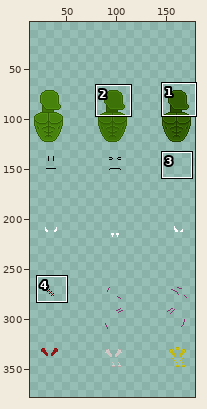
File history of a sprite sheet, Assets/Resources/Sprites/Characters/Orc_Spritesheet.png. Above, an overview of the earlier version with the close-up marked.
Close-up. The starting point:
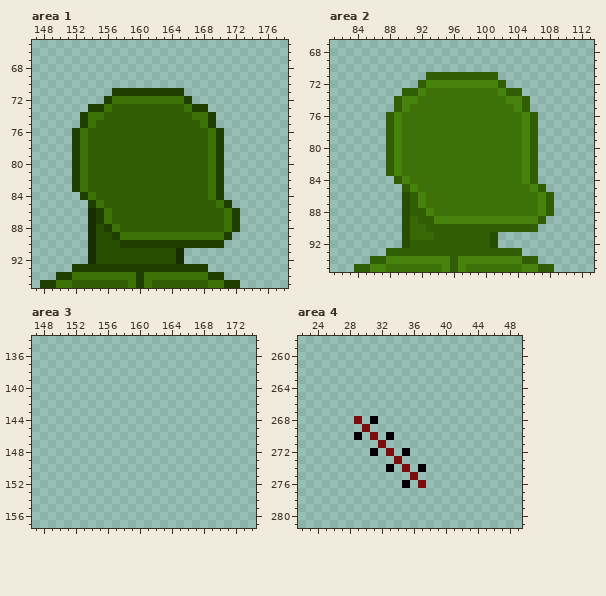
The file is 512x512 pixels. Colours within 5 levels of each other are drawn and written as one. Shown: area 1: x 147..178, y 65..95; area 2: x 81..113, y 67..95; area 3: x 147..174, y 134..157; area 4: x 22..49, y 258..281. The old version is drawn lined up with the new one. The wide view leaves out empty margins. The commit also changed other parts of the picture, which this record leaves out.
New version:
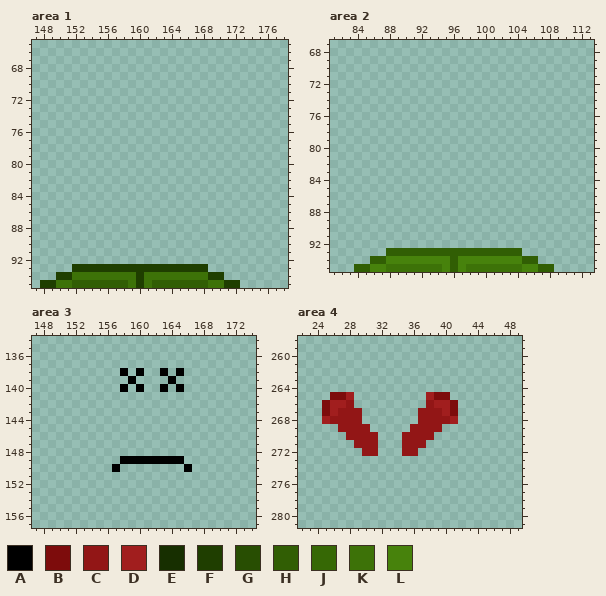
Palette (. is transparent): A #000000  B #7d0c0c  C #921616  D #a11e1e  E #172f00  F #1f3e00  G #284e02  H #315e04  J #366805  K #3d7208  L #47820c
What changed:
whole drawing moved by +0,+64 (the old picture is shown already moved)
Changed rows in their new state; - is an unchanged pixel.
Area 1:
first column x 152:
71 -----.........-------
72 ----...........------
73 --...............----
74 -.................---
75 -.................---
76 ...................--
77 ...................--
78 ...................--
79 ...................--
80 ...................--
81 ...................--
82 ...................--
83 ...................--
84 -..................--
85 --..................-
86 --...................
87 --...................
88 --...................
89 --..................-
90 --.................--
91 --............-------
92 --............-------
Area 2:
first column x 88:
71 -----.........-------
72 ----...........------
73 --...............----
74 -.................---
75 -.................---
76 ...................--
77 ...................--
78 ...................--
79 ...................--
80 ...................--
81 ...................--
82 ...................--
83 ...................--
84 -..................--
85 --..................-
86 --...................
87 --...................
88 --...................
89 --..................-
90 --.................--
91 --............-------
92 --............-------
Area 3:
first column x 158:
138 A-A--A-A
139 -A----A-
140 A-A--A-A
first column x 157:
149 -AAAAAAAA-
150 A--------A
Area 4:
first column x 25:
265 -BBD---------DBB-
266 BDDC---------CDDB
267 BDCCC-------CCCDB
268 DCCCC-.-----CCCCD
269 --CCCC-----CCCC--
270 ---CCCC-.-CCCC---
271 ----CCC.--CCC----
272 -----CC-.-CC-----
273 ---------.-------
274 --------.-.-.----
275 -----------.-----
276 ----------.-.----
